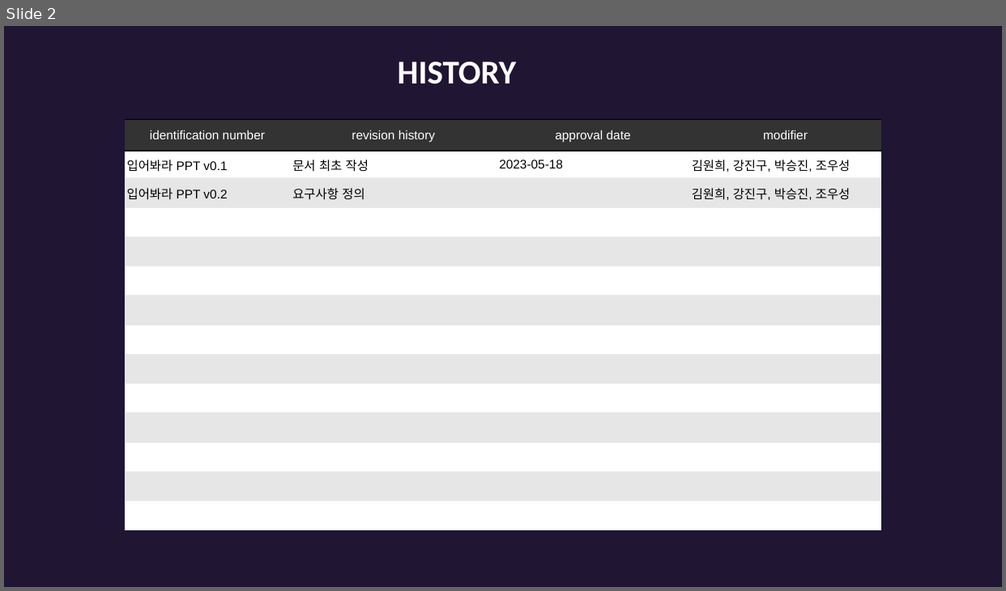
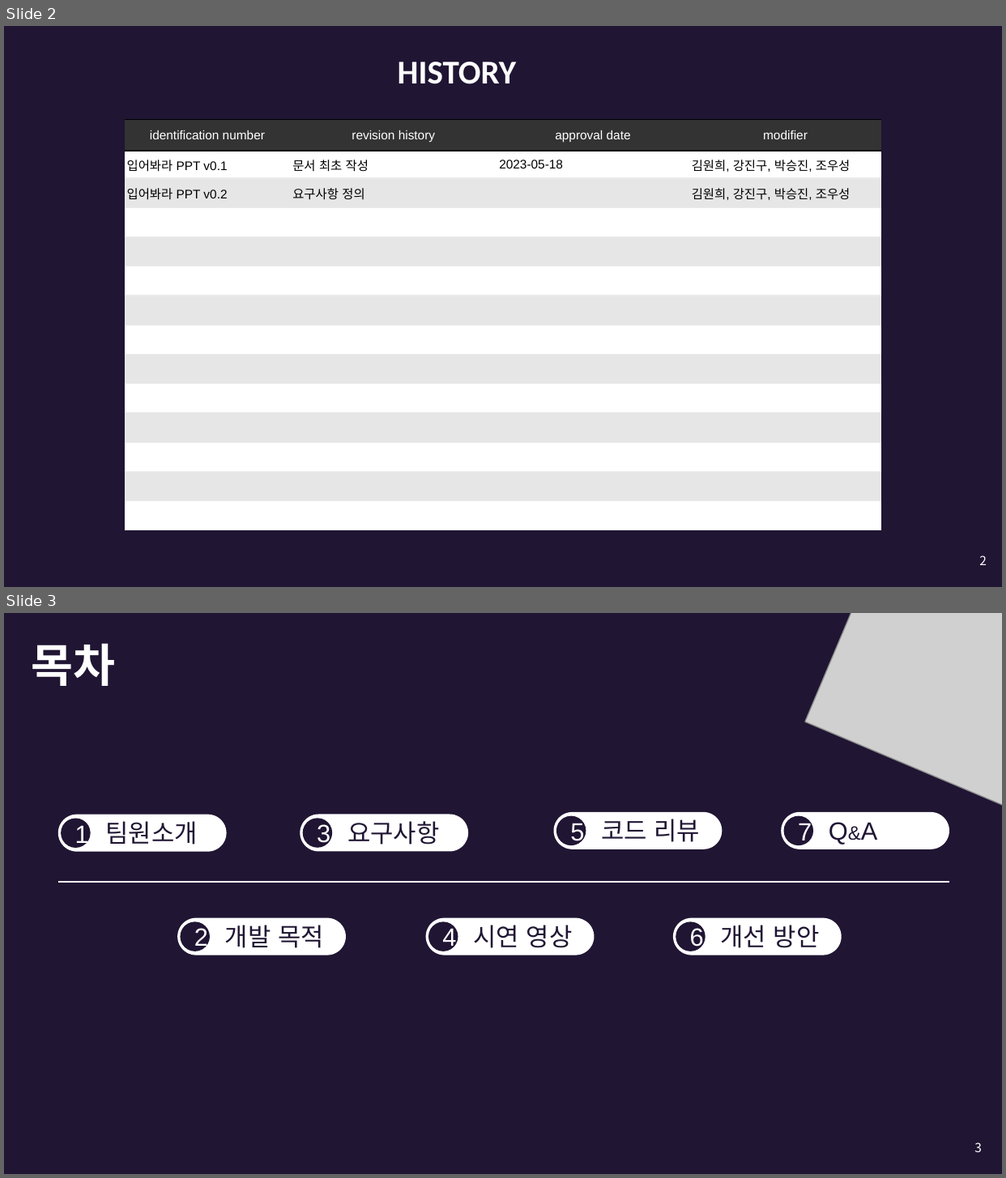
Before and after one commit to wooooooooooooooosung/SSU, a slide deck: doc/입어바라.pptx. Shown one above the other, each under a label of ours: slide 2 before the commit, slides 2 and 3 after it. The pictures are 1006x591 and 1006x1178 pixels, drawn with LibreOffice and Linux fonts; fonts in the diff are those of the drawing; grey boxes stand for pictures. Boxes give left, top, right and bottom in pixels: in the first picture for what was removed or moved away, otherwise in the second. Text is boxed around its words. In the diff, an @@ line names an element or a change of style, - is before the commit and + after.

Commit message:
doc v0.2
doc v0.2

```diff
--- a/doc/입어바라.pptx
+++ b/doc/입어바라.pptx
@@ slide 3 added at [4, 613, 1002, 1174], background #201533 @@
@@ picture added at [805, 613, 1002, 816] @@
@@ title added at [32, 643, 116, 686], 33 pt, text #FFFFFF, bold @@
+목차
@@ rounded rectangle added at [58, 815, 227, 851], fill #FFFFFF @@
@@ ellipse added at [61, 819, 91, 849], fill #201533, 18 pt, text #FFFFFF @@
+1
@@ text added at [106, 821, 198, 845], 18 pt, text #201533 @@
+팀원소개
@@ rounded rectangle added at [300, 815, 469, 851], fill #FFFFFF @@
@@ ellipse added at [302, 819, 332, 849], fill #201533, 18 pt, text #FFFFFF @@
+3
@@ text added at [347, 821, 439, 845], 18 pt, text #201533 @@
+요구사항
@@ rounded rectangle added at [554, 812, 722, 850], fill #FFFFFF @@
@@ ellipse added at [556, 815, 586, 845], fill #201533, 18 pt, text #FFFFFF @@
+5
@@ text added at [601, 819, 701, 842], 18 pt, text #201533 @@
+코드 리뷰
@@ rounded rectangle added at [782, 812, 950, 850], fill #FFFFFF @@
@@ ellipse added at [783, 815, 813, 845], fill #201533, 18 pt, text #FFFFFF @@
+7
@@ text added at [829, 822, 878, 845], 18 pt, text #201533 @@
+Q&A
@@ line added from (58, 881) to (949, 881), #FFFFFF 1 pt @@
@@ rounded rectangle added at [177, 918, 347, 956], fill #FFFFFF @@
@@ ellipse added at [181, 922, 211, 952], fill #201533, 18 pt, text #FFFFFF @@
+2
@@ text added at [225, 925, 324, 948], 18 pt, text #201533 @@
+개발 목적
@@ rounded rectangle added at [426, 918, 594, 956], fill #FFFFFF @@
@@ ellipse added at [428, 922, 458, 952], fill #201533, 18 pt, text #FFFFFF @@
+4
@@ text added at [473, 925, 573, 948], 18 pt, text #201533 @@
+시연 영상
@@ rounded rectangle added at [672, 918, 842, 956], fill #FFFFFF @@
@@ ellipse added at [675, 922, 705, 952], fill #201533, 18 pt, text #FFFFFF @@
+6
@@ text added at [721, 925, 820, 948], 18 pt, text #201533 @@
+개선 방안
@@ page number added at [974, 1143, 982, 1152], 9 pt, text #FFFFFF @@
+3
@@ slide 2 changed as well @@
@@ page number added at [979, 556, 987, 565], 9 pt, text #FFFFFF @@
+2
```
Also in this commit, not shown: 1 other slide changed, 7 other slides added, 1 slide removed.
